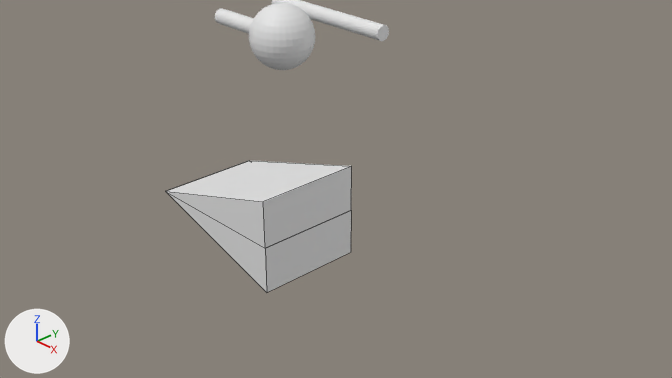
The Blender file public/3d/matthaikirchplatz.blend as it was, and as the next commit left it.
Camera for both pictures: the file's camera 'Camera'. Every picture has the same lights, and +X, +Y and +Z are marked at lower left. Both versions are drawn at frame 0 of the action 'PlaneAction'; the numbers are the values there. Mesh edges are drawn as thin lines on the coarser meshes.

The older version as bpy lines, for what is in view:
```python
me_cylinder = bpy.data.meshes.new('Cylinder')
me_cylinder.from_pydata(...)  # a 32-sided cylinder along x spanning x -3.0..0.0, y -0.15..0.15, z -0.15..0.15
me_plane = bpy.data.meshes.new('Plane')
me_plane.from_pydata([(-2.27, 0.0, -0.68), (-0.27, 0.0, -0.68), (-0.27, 0.6, -0.68), (-2.27, 0.0, 0.68), (-0.27, 0.0, 0.68), (-0.27, 0.6, 0.68)], [], [(0, 2, 1), (3, 4, 5), (2, 0, 3, 5), (1, 2, 5, 4), (0, 1, 4, 3)])
me_plane_006 = bpy.data.meshes.new('Plane.006')
me_plane_006.from_pydata([(-2.27, 0.0, -0.68), (-0.27, 0.0, -0.68), (-0.27, 0.6, -0.68), (-2.27, 0.0, 0.68), (-0.27, 0.0, 0.68), (-0.27, 0.6, 0.68)], [], [(0, 2, 1), (3, 4, 5), (2, 0, 3, 5), (1, 2, 5, 4), (0, 1, 4, 3)])
ob_beakbottom = bpy.data.objects.new('beakBottom', me_plane_006)
ob_beakbottom.parent = ob_beak
ob_beakbottom.location = (0.0, 0.0, 0.0)
ob_beakbottom.rotation_euler = (-1.571, 0.0, 0.0)  # degrees (-90, 0, 0)
ob_beaktop = bpy.data.objects.new('beakTop', me_plane)
ob_beaktop.parent = ob_beak
ob_beaktop.location = (0.0, 0.0, 0.0)
ob_beaktop.rotation_euler = (1.571, 0.0, 0.0)  # degrees (90, 0, 0)
ob_cylinder = bpy.data.objects.new('cylinder', me_cylinder)
ob_cylinder.location = (-4.424, 5.525, 0.309)
# also in view: 'sphere' at (-6.13, 4.04, 0.31)
```
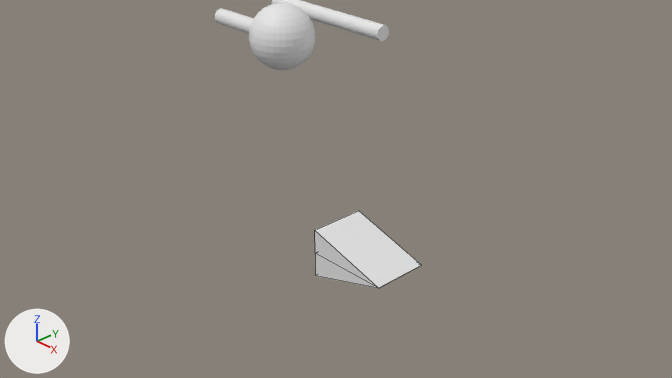
Boxes (x1, y1, x2, y2) around the edits, measured in the pictures (672 x 378 px):
'beakTop', reshaped, turned
    before: (166, 161, 352, 248)
    after: (315, 211, 421, 288)
'beakBottom', reshaped, turned
    before: (167, 192, 351, 292)
    after: (315, 253, 377, 288)

What changed in the scene script:
```text
Change me_plane:
    where me_plane.from_pydata(...)  # 6 vertices, 5 faces; spans x -2.27..-0.27, y 0.0..0.6, z -0.68..0.68
    used by ob_beaktop; parent = ob_beak; location = (0.0, 0.0, 0.0); rotation_euler = (1.571, 0.0, 0.0), in degrees (90, 0, 0)
    me_plane part 1: the whole mesh is multiplied about its middle by the matrix ((-0.5, 0.0, 0.0), (0.0, 0.0, 0.5), (0.0, 0.5, 0.0)), then moved by (1.97, -0.3, 0.15)
Change me_plane_006:
    where me_plane_006.from_pydata(...)  # 6 vertices, 5 faces; spans x -2.27..-0.27, y 0.0..0.6, z -0.68..0.68
    used by ob_beakbottom; parent = ob_beak; location = (0.0, 0.0, 0.0); rotation_euler = (-1.571, 0.0, 0.0), in degrees (-90, 0, 0)
    me_plane_006 part 2: the whole mesh is multiplied about its middle by the matrix ((-0.5, 0.0, 0.0), (0.0, 0.0, -0.5), (0.0, -0.5, 0.0)), then moved by (1.97, -0.3, -0.15)
Change ob_beaktop:
    ob_beaktop.rotation_euler: (1.571, 0.0, 0.0) -> (0.0, 0.0, 0.0)  # degrees (90, 0, 0) -> degrees (0, 0, 0)
Change ob_beakbottom:
    ob_beakbottom.rotation_euler: (-1.571, 0.0, 0.0) -> (0.0, 0.0, 0.0)  # degrees (-90, 0, 0) -> degrees (0, 0, 0)
```
